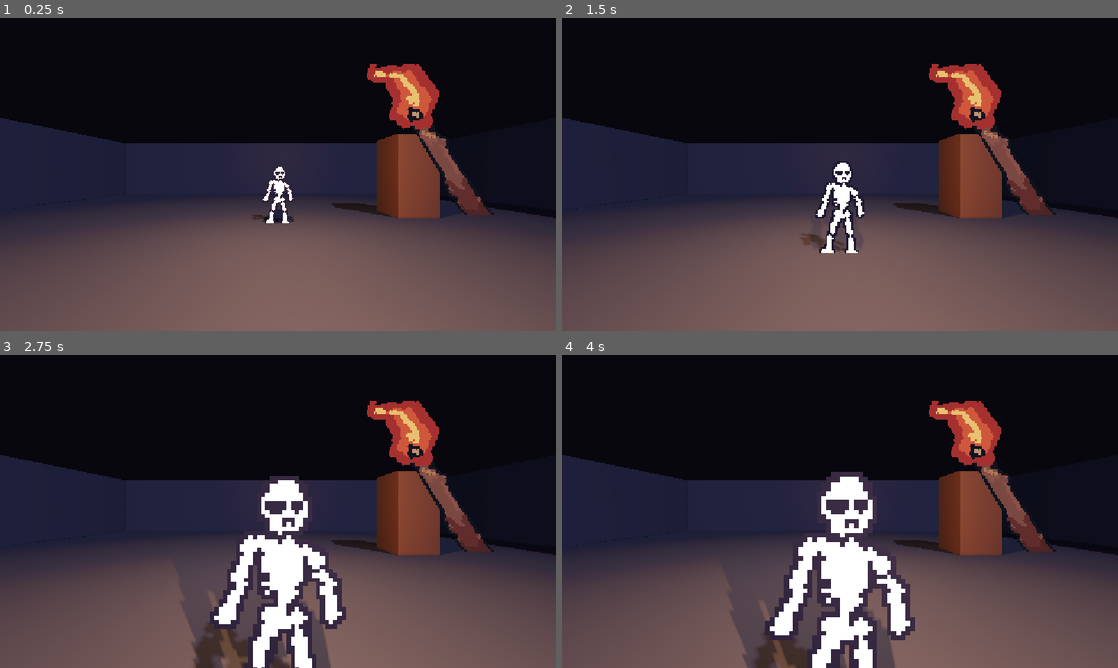
Above: before the commit, frames 1-4 (two rows, left to right).
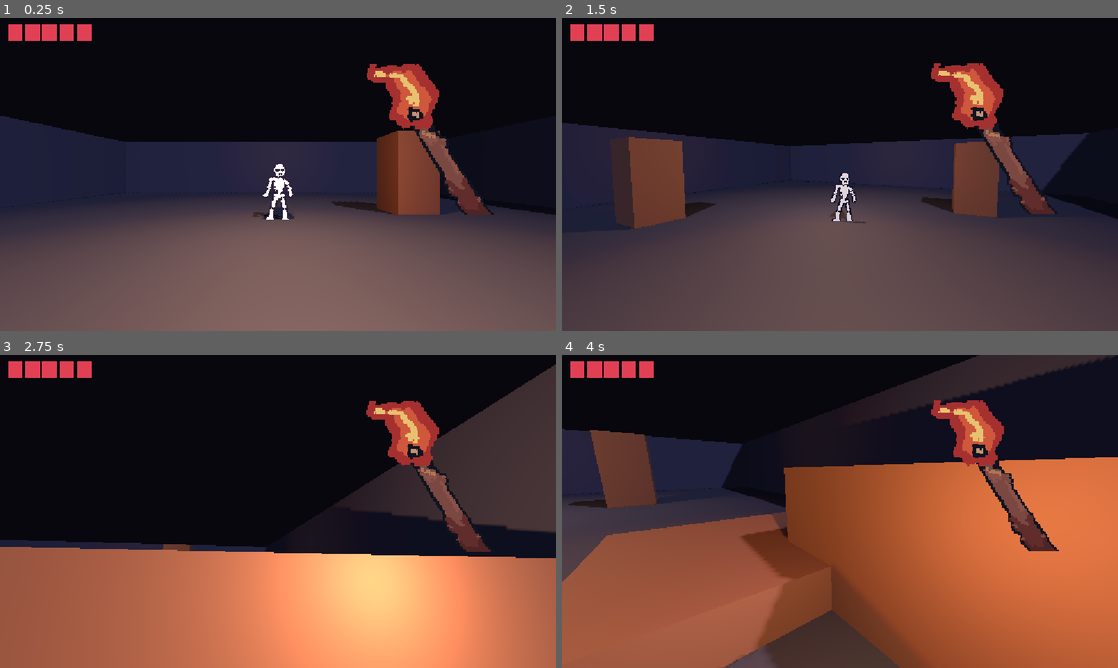
Above: after the commit, the same moments.

Repository: WatcherAtTheThreshold/threshold-deep
Game: Godot game, scene res://scenes/main.tscn
Two runs of this game, one before a commit and one after it. Both use one fixed random seed, a clock stepped at 60 frames per second and the inputs below.
Inputs (mouse positions are in pixels of both pictures, inside the frame that each line leads up to):
- Up to frame 1 (0.25 s): no input
- Up to frame 2 (1.5 s): tap Enter at 0.5 s; move the mouse to (962, 158) at 0.52 s; press the mouse at (962, 158) at 0.53 s; hold D (move_right) 0.53-1.28 s; tap Space (jump) at 0.77 s; move the mouse to (728, 190) at 1.27 s; release the mouse at (728, 190) at 1.28 s; hold S (move_back) from 1.28 s (still down); tap R at 1.35 s
- Up to frame 3 (2.75 s): tap Space (jump) at 1.52 s; move the mouse to (333, 442) at 2.02 s; release S (move_back) at 2.03 s; press the mouse at (333, 442) at 2.03 s; hold D (move_right) from 2.03 s (still down)
- Up to frame 4 (4 s): move the mouse to (812, 574) at 2.77 s; release D (move_right) at 2.78 s; release the mouse at (812, 574) at 2.78 s; hold W (move_forward) 2.78-3.53 s; tap R at 2.85 s; tap Space (jump) at 3.02, 3.77 s; move the mouse to (1006, 558) at 3.52 s; press the mouse at (1006, 558) at 3.53 s; hold A (move_left) from 3.53 s (still down)

The runs differ from the first frame. In frame 1, 1.8% of the frame differs, in the area x 0-100%, y 2-66%; in frame 2, 24%; in frame 3, 64%; in frame 4, 68%, in the area x 0-100%, y 0-100%.
Error before the commit: Parse Error: Cannot infer the type of "to" variable because the value doesn't have a set type. (res://scripts/player.gd:76)

Commit message:
Fix type-inference parser error in player attack loop
Nodes from get_nodes_in_group are untyped, so := could not infer
the vector type. Typed the loop variable, registered the player
script as class_name Player, and typed the references to it.

Co-Authored-By: Claude Fable 5 <noreply@anthropic.com>

Diff:
--- a/scripts/hud.gd
+++ b/scripts/hud.gd
@@ -9,7 +9,7 @@
 var last_health := 0
 var heart_rects: Array[ColorRect] = []
 
-@onready var player: CharacterBody3D = get_parent()
+@onready var player: Player = get_parent()
 @onready var hearts_box: HBoxContainer = $Hearts
 @onready var hurt_flash: ColorRect = $HurtFlash
 
--- a/scripts/player.gd
+++ b/scripts/player.gd
@@ -1,3 +1,4 @@
+class_name Player
 extends CharacterBody3D
 
 signal health_changed(current: int, maximum: int)
@@ -72,7 +73,7 @@
 	attacked.emit()
 	# Melee arc: hit every enemy close enough and roughly in front.
 	var forward := -global_transform.basis.z
-	for enemy in get_tree().get_nodes_in_group("enemies"):
+	for enemy: Node3D in get_tree().get_nodes_in_group("enemies"):
 		var to := enemy.global_position - global_position
 		to.y = 0.0
 		if to.length() <= ATTACK_RANGE \
--- a/scripts/skeleton.gd
+++ b/scripts/skeleton.gd
@@ -11,7 +11,7 @@
 var dead := false
 
 @onready var sprite: Sprite3D = $Sprite
-@onready var player: CharacterBody3D = get_tree().get_first_node_in_group("player")
+@onready var player: Player = get_tree().get_first_node_in_group("player")
 
 
 func _physics_process(delta: float) -> void:
--- a/scripts/viewmodel.gd
+++ b/scripts/viewmodel.gd
@@ -2,7 +2,7 @@
 
 const SWAY_AMOUNT := 6.0
 
-@onready var player: CharacterBody3D = get_tree().get_first_node_in_group("player")
+@onready var player: Player = get_tree().get_first_node_in_group("player")
 
 var bob_time := 0.0
 var base_position: Vector2
Not shown, added: scripts/hud.gd.uid
Not shown, added: scripts/skeleton.gd.uid
